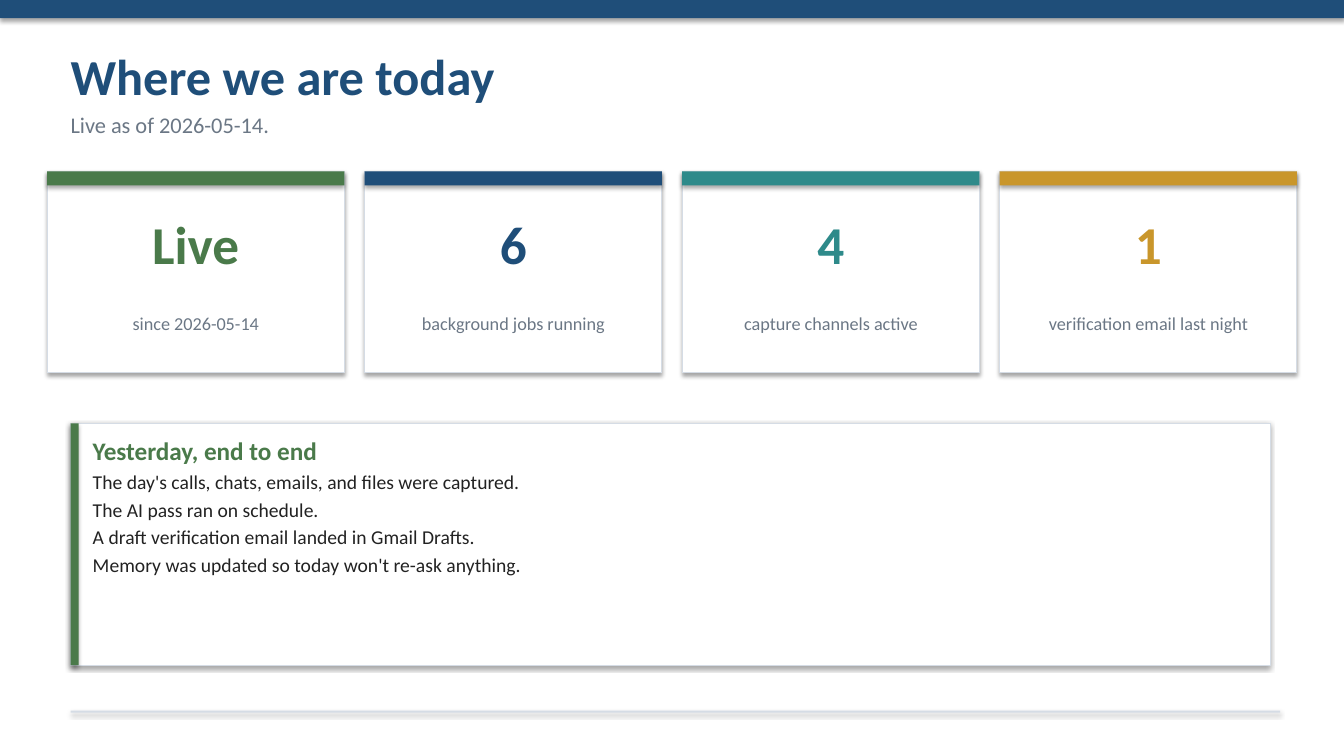
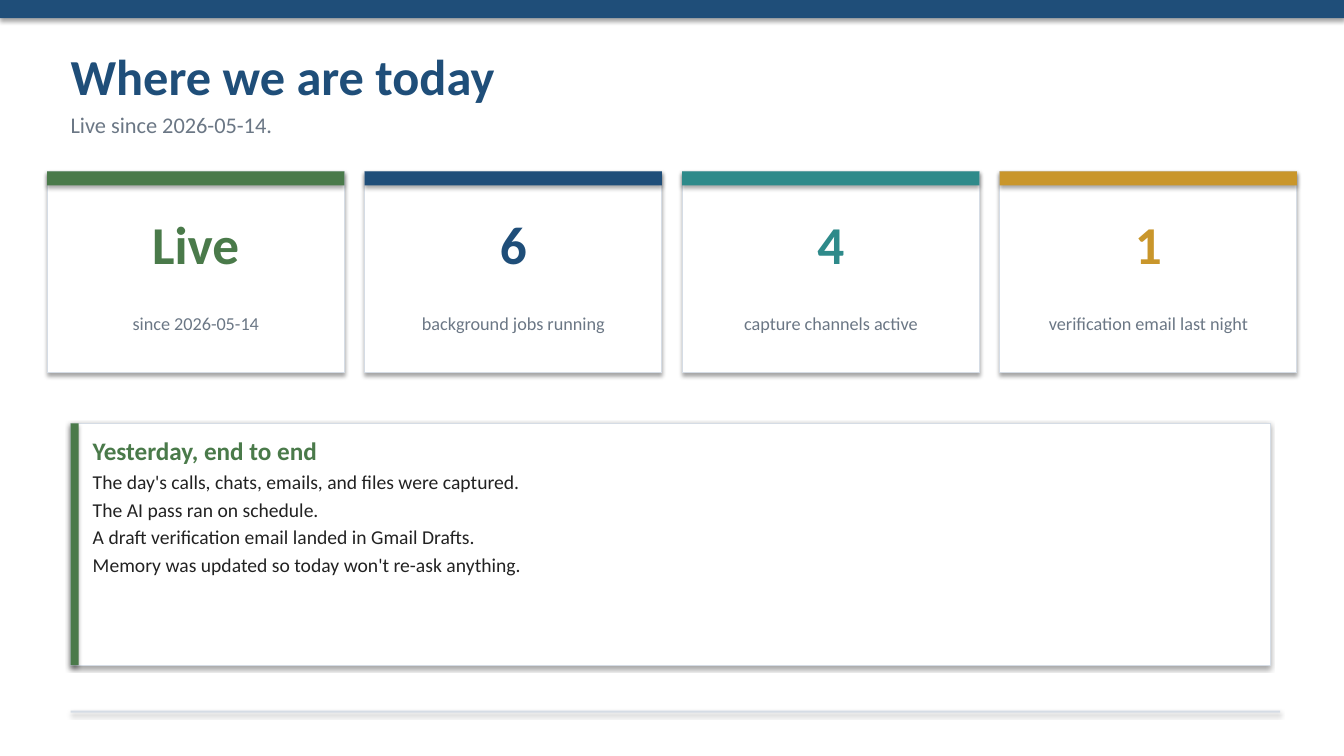
Before and after one commit to napco-labs/napco-nucleus, a slide deck: slide 11 of docs/NAPCO-Nucleus-System-Overview.pptx. Drawn at 1344x756 pixels with LibreOffice and Linux fonts; fonts in the diff are those of the drawing. Boxes give left, top, right and bottom in pixels: in the first picture for what was removed or moved away, otherwise in the second. Text is boxed around its words. In the diff, an @@ line names an element or a change of style, - is before the commit and + after.

```diff
--- a/docs/NAPCO-Nucleus-System-Overview.pptx
+++ b/docs/NAPCO-Nucleus-System-Overview.pptx
@@ text at (x1=71, y1=117, x2=272, y2=133): text changed @@
-Live as of 2026-05-14.
+Live since 2026-05-14.
```
Also in this commit, not shown: 1 slide added, 1 other file.
